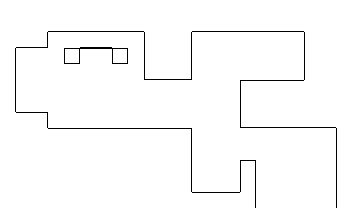
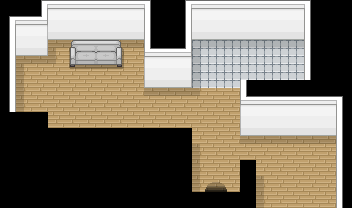
Comparing the layer stacks of the two w=352, h=208 images. Changes:
hid group "Data" (3 layers) over bbox(0, 0, 352, 208)
